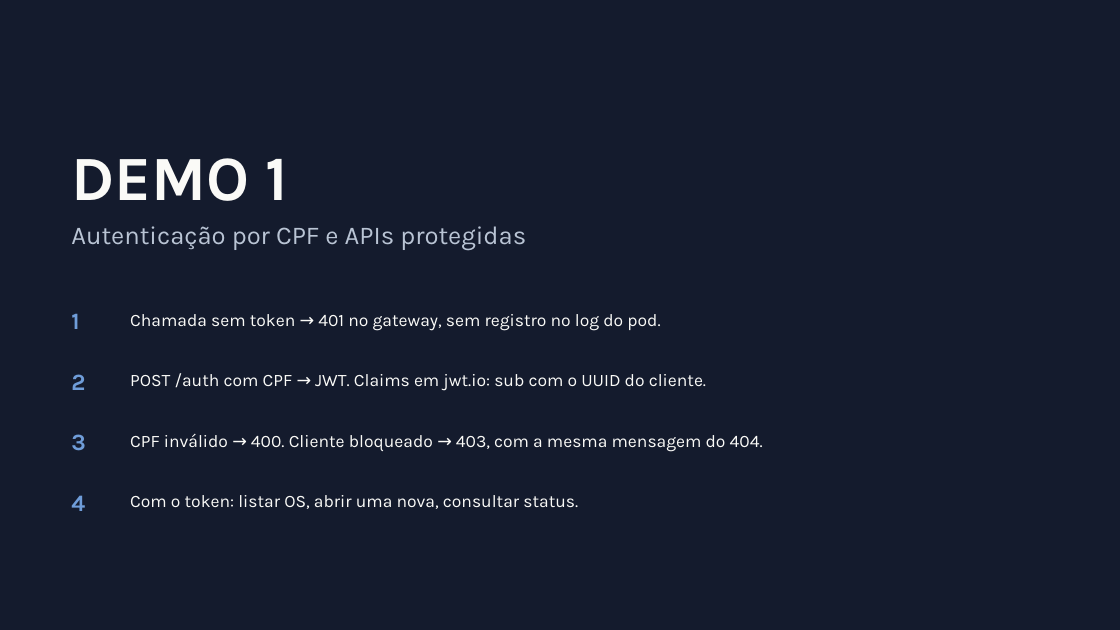
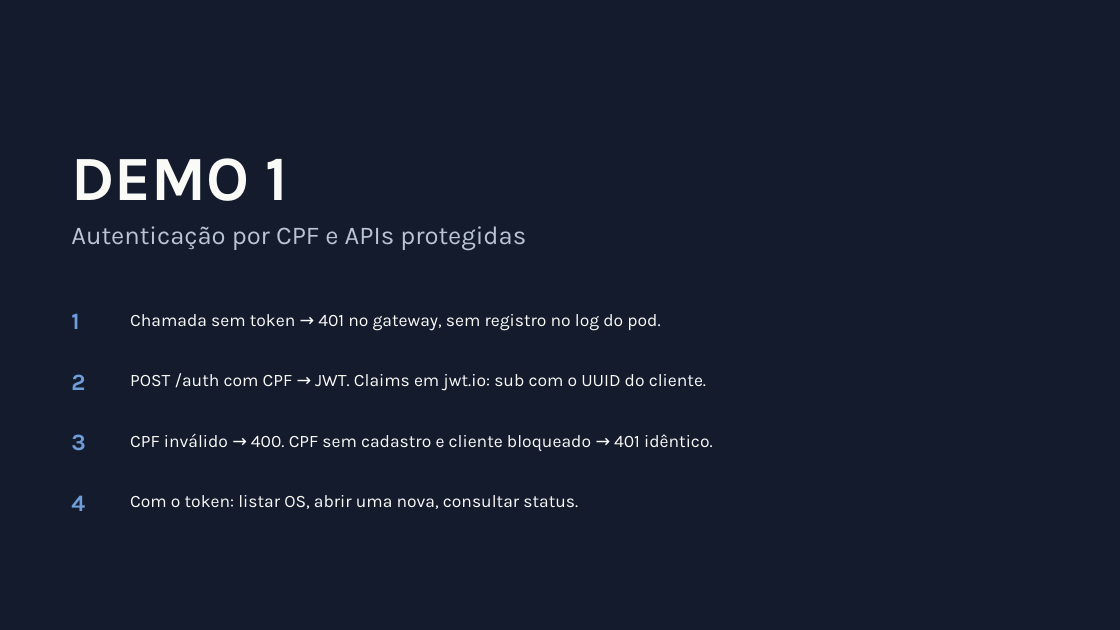
Before and after one commit to Guilherme-Fumagali/tech-challenge-1, a slide deck: slide 12 of docs/tech-challenge-3/apresentacao.pptx. Drawn at 1120x630 pixels with LibreOffice and Linux fonts; fonts in the diff are those of the drawing. Boxes give left, top, right and bottom in pixels: in the first picture for what was removed or moved away, otherwise in the second. Text is boxed around its words. In the diff, an @@ line names an element or a change of style, - is before the commit and + after.

Commit message:
docs: update report and slides for authentication response

```diff
--- a/docs/tech-challenge-3/apresentacao.pptx
+++ b/docs/tech-challenge-3/apresentacao.pptx
@@ text at <box>130,434,713,451</box>: text changed @@
-CPF inválido → 400. Cliente bloqueado → 403, com a mesma mensagem do 404.
+CPF inválido → 400. CPF sem cadastro e cliente bloqueado → 401 idêntico.
```
Also in this commit, not shown: 1 other file.
